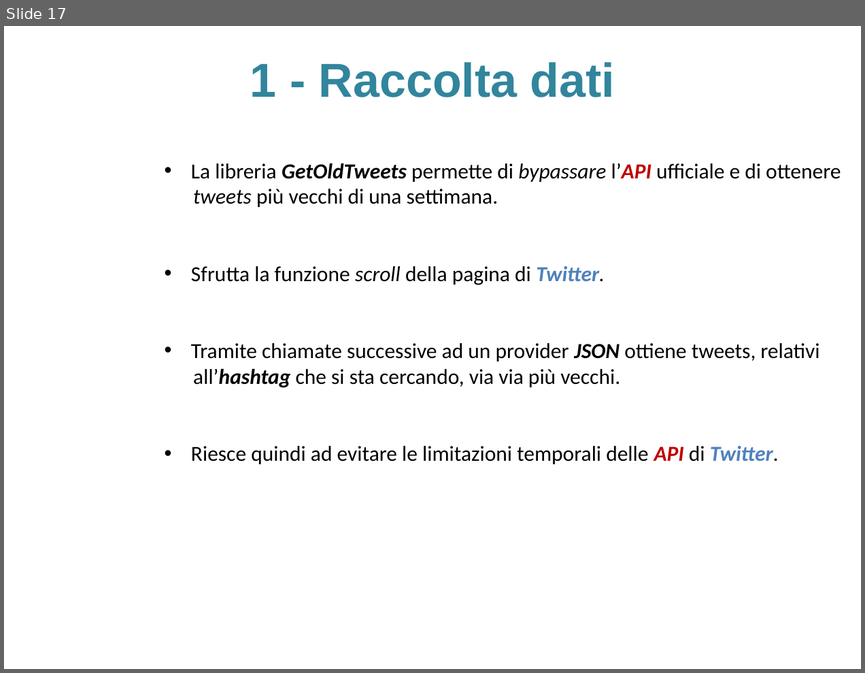
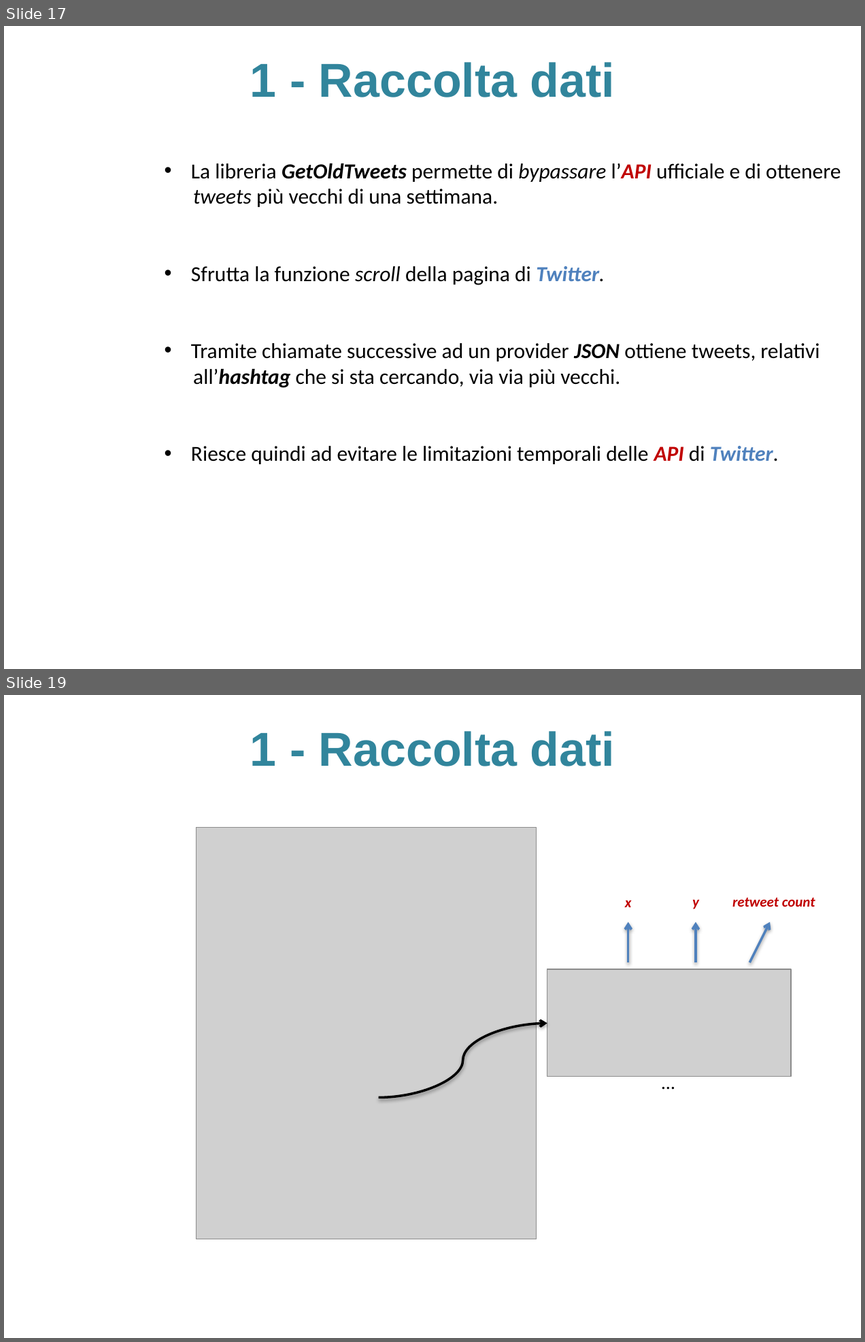
Before and after one commit to sidious1991/TesiLatex, a slide deck: PRESENTAZIONE_TESI/presentazione_agostini_stefano.pptx. Shown one above the other, each under a label of ours: slide 17 before the commit, slides 17 and 19 after it; the slides between them are not shown. The pictures are 865x673 and 865x1342 pixels, drawn with LibreOffice and Linux fonts; fonts in the diff are those of the drawing; grey boxes stand for pictures; background and template pictures are left out. Boxes give left, top, right and bottom in pixels: in the first picture for what was removed or moved away, otherwise in the second. Text is boxed around its words. In the diff, an @@ line names an element or a change of style, - is before the commit and + after.

```diff
--- a/PRESENTAZIONE_TESI/presentazione_agostini_stefano.pptx
+++ b/PRESENTAZIONE_TESI/presentazione_agostini_stefano.pptx
@@ slide 19 added at [4, 695, 861, 1338], background picture (left out) @@
@@ title added at [250, 731, 615, 766], 40 pt, text #31859C, bold @@
+1 - Raccolta dati
@@ picture added at [196, 828, 536, 1239] @@
@@ text added at [732, 897, 815, 906], 12 pt, text #C00000, bold, italic @@
+retweet count
@@ text added at [625, 900, 632, 907], 12 pt, text #C00000, bold, italic @@
+x
@@ text added at [692, 899, 699, 909], 12 pt, text #C00000, bold, italic @@
+y
@@ arrow added from (628, 962) to (628, 922), #4F81BD 2 pt @@
@@ arrow added from (696, 962) to (696, 922), #4F81BD 2 pt @@
@@ arrow added from (749, 962) to (770, 922), #4F81BD 2 pt @@
@@ picture added at [547, 969, 791, 1076] @@
@@ curved arrow added from (379, 1097) to (547, 1023), #000000 2 pt @@
@@ text added at [653, 1065, 685, 1097], 16 pt, text #000000 @@
+…
```
Also in this commit, not shown: 7 slides changed, 8 other slides added, 3 other files.
